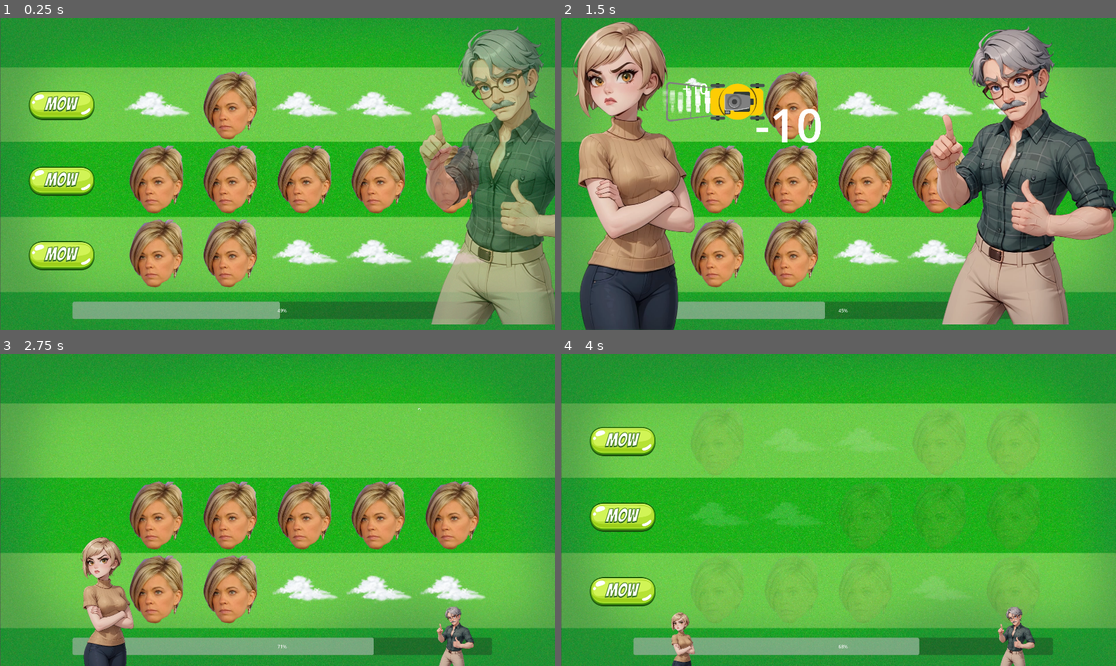
Above: before the commit, frames 1-4 (two rows, left to right).
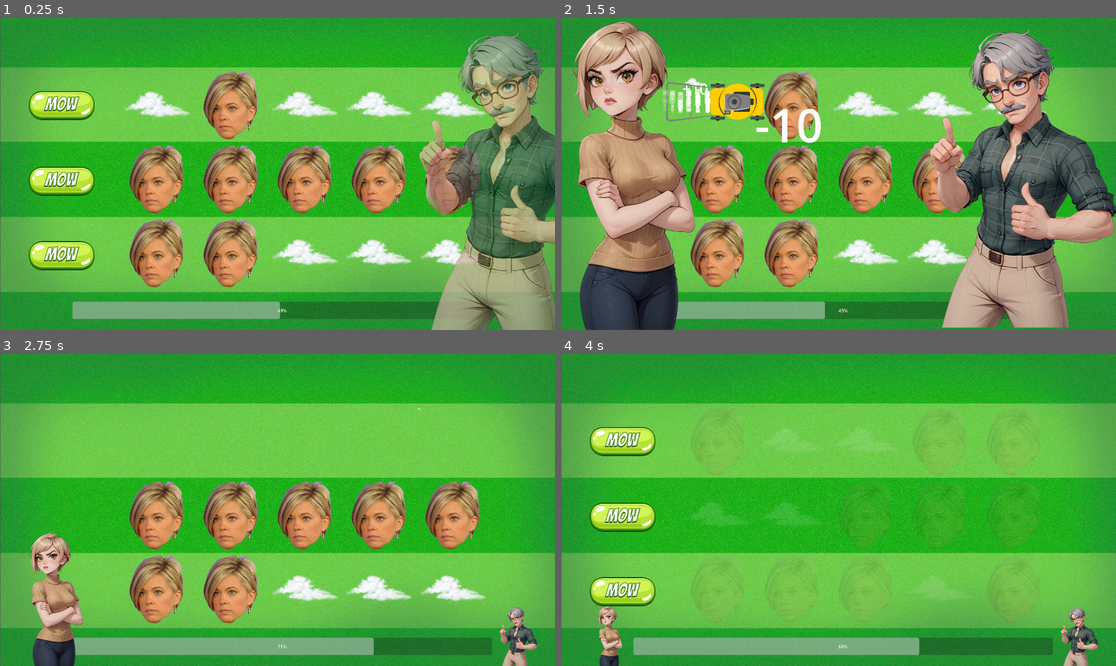
Above: after the commit, the same moments.

Repository: Andy-Tanis/last-meme-standing
Game: Godot game, scene res://scenes/lawn.tscn
The game is run twice, just before and just after one commit, with the same random seed, the same clock (stepped at 60 frames per second) and the same inputs.
Inputs (mouse positions are in pixels of both pictures, inside the frame that each line leads up to):
- Up to frame 1 (0.25 s): no input
- Up to frame 2 (1.5 s): click (622, 105) at 0.5 s
- Up to frame 3 (2.75 s): no input
- Up to frame 4 (4 s): no input

The runs differ from the first frame. In frame 1, 5.9% of the frame differs, in the area x 75-100%, y 2-100%; in frame 2, 6.0%; in frame 3, 7.0%, in the area x 5-97%, y 57-100%; in frame 4, 2.6%.

Commit message:
Add files via upload

Diff:
--- a/scenes/coin.tscn
+++ b/scenes/coin.tscn
@@ -1,7 +1,7 @@
 [gd_scene load_steps=14 format=3 uid="uid://cewh1c21m23gm"]
 
 [ext_resource type="Script" path="res://scripts/coin.gd" id="1_yl7xp"]
-[ext_resource type="Texture2D" uid="uid://73hi6h3fi0ac" path="res://assets/combat/coin-bkgd.webp" id="2_0214i"]
+[ext_resource type="Texture2D" uid="uid://73hi6h3fi0ac" path="res://assets/shop/coin-bkgd.webp" id="2_0214i"]
 [ext_resource type="Texture2D" uid="uid://b1wpk2ifmx57v" path="res://assets/characters/cloud.webp" id="3_whawb"]
 [ext_resource type="Script" path="res://components/move_component.gd" id="3_y8mts"]
 [ext_resource type="AudioStream" uid="uid://dt2opfvrca11p" path="res://sfx/coin_pickup.wav" id="4_khuyd"]
--- a/scenes/lawn.tscn
+++ b/scenes/lawn.tscn
@@ -172,6 +172,7 @@
 
 [sub_resource type="Animation" id="Animation_e4ns6"]
 resource_name = "lose"
+length = 2.0
 tracks/0/type = "value"
 tracks/0/imported = false
 tracks/0/enabled = true
@@ -179,10 +180,10 @@
 tracks/0/interp = 1
 tracks/0/loop_wrap = true
 tracks/0/keys = {
-"times": PackedFloat32Array(0, 1),
-"transitions": PackedFloat32Array(0.2, 1),
-"update": 0,
-"values": [Vector2(1576, 976), Vector2(2127, 976)]
+"times": PackedFloat32Array(0, 2),
+"transitions": PackedFloat32Array(0.2, 1),
+"update": 0,
+"values": [Vector2(1794, 980), Vector2(1831, -621)]
 }
 tracks/1/type = "value"
 tracks/1/imported = false
@@ -191,10 +192,10 @@
 tracks/1/interp = 1
 tracks/1/loop_wrap = true
 tracks/1/keys = {
-"times": PackedFloat32Array(0, 1),
-"transitions": PackedFloat32Array(0.2, 1),
-"update": 0,
-"values": [0.0, 6.28319]
+"times": PackedFloat32Array(0, 2),
+"transitions": PackedFloat32Array(0.2, 1),
+"update": 0,
+"values": [0.0, 12.5664]
 }
 
 [sub_resource type="Animation" id="Animation_ps27e"]
@@ -222,7 +223,7 @@
 "times": PackedFloat32Array(0, 1, 2, 3),
 "transitions": PackedFloat32Array(0.2, 1, 0.2, 1),
 "update": 0,
-"values": [Vector2(2257, 543), Vector2(1601, 543), Vector2(1601, 543), Vector2(1576, 976)]
+"values": [Vector2(2257, 564), Vector2(1601, 564), Vector2(1601, 543), Vector2(1794, 980)]
 }
 tracks/2/type = "value"
 tracks/2/imported = false
@@ -325,6 +326,7 @@
 
 [sub_resource type="Animation" id="Animation_imyt0"]
 resource_name = "lose"
+length = 2.0
 tracks/0/type = "value"
 tracks/0/imported = false
 tracks/0/enabled = true
@@ -332,10 +334,10 @@
 tracks/0/interp = 1
 tracks/0/loop_wrap = true
 tracks/0/keys = {
-"times": PackedFloat32Array(0, 1),
-"transitions": PackedFloat32Array(0.2, 1),
-"update": 0,
-"values": [Vector2(421, 1000), Vector2(-167, 1000)]
+"times": PackedFloat32Array(0, 2),
+"transitions": PackedFloat32Array(0.2, 1),
+"update": 0,
+"values": [Vector2(170, 980), Vector2(107, -505)]
 }
 tracks/1/type = "value"
 tracks/1/imported = false
@@ -344,10 +346,10 @@
 tracks/1/interp = 1
 tracks/1/loop_wrap = true
 tracks/1/keys = {
-"times": PackedFloat32Array(0, 1),
-"transitions": PackedFloat32Array(0.2, 1),
-"update": 0,
-"values": [0.0, -6.28319]
+"times": PackedFloat32Array(0, 2),
+"transitions": PackedFloat32Array(0.2, 1),
+"update": 0,
+"values": [0.0, -12.5664]
 }
 
 [sub_resource type="Animation" id="Animation_tmlna"]
@@ -375,7 +377,7 @@
 "times": PackedFloat32Array(0, 1, 2, 3),
 "transitions": PackedFloat32Array(0.2, 1, 0.2, 1),
 "update": 0,
-"values": [Vector2(-219, 546), Vector2(252, 546), Vector2(252, 546), Vector2(421, 1000)]
+"values": [Vector2(-219, 546), Vector2(252, 546), Vector2(252, 546), Vector2(170, 980)]
 }
 tracks/2/type = "value"
 tracks/2/imported = false
@@ -402,7 +404,7 @@
 "times": PackedFloat32Array(0, 1),
 "transitions": PackedFloat32Array(0.2, 1),
 "update": 0,
-"values": [Vector2(421, 1000), Vector2(968, 547)]
+"values": [Vector2(170, 980), Vector2(968, 547)]
 }
 tracks/1/type = "value"
 tracks/1/imported = false
@@ -570,9 +572,10 @@
 anchor_top = 0.5
 anchor_right = 0.5
 anchor_bottom = 0.5
-offset_left = 456.0
-offset_top = -328.0
-offset_right = 1471.0
+offset_left = -504.0
+offset_top = -868.0
+offset_right = 511.0
+offset_bottom = -540.0
 grow_horizontal = 2
 grow_vertical = 2
 size_flags_horizontal = 3
--- a/scenes/shop.tscn
+++ b/scenes/shop.tscn
@@ -149,6 +149,7 @@
 
 [sub_resource type="Animation" id="Animation_imyt0"]
 resource_name = "lose"
+length = 2.0
 tracks/0/type = "value"
 tracks/0/imported = false
 tracks/0/enabled = true
@@ -156,10 +157,10 @@
 tracks/0/interp = 1
 tracks/0/loop_wrap = true
 tracks/0/keys = {
-"times": PackedFloat32Array(0, 1),
-"transitions": PackedFloat32Array(0.2, 1),
-"update": 0,
-"values": [Vector2(421, 1000), Vector2(-167, 1000)]
+"times": PackedFloat32Array(0, 2),
+"transitions": PackedFloat32Array(0.2, 1),
+"update": 0,
+"values": [Vector2(184, 976), Vector2(104, -240)]
 }
 tracks/1/type = "value"
 tracks/1/imported = false
@@ -168,10 +169,22 @@
 tracks/1/interp = 1
 tracks/1/loop_wrap = true
 tracks/1/keys = {
-"times": PackedFloat32Array(0, 1),
-"transitions": PackedFloat32Array(0.2, 1),
-"update": 0,
-"values": [0.0, -6.28319]
+"times": PackedFloat32Array(0, 2),
+"transitions": PackedFloat32Array(0.2, 1),
+"update": 0,
+"values": [0.0, -12.5664]
+}
+tracks/2/type = "value"
+tracks/2/imported = false
+tracks/2/enabled = true
+tracks/2/path = NodePath(".:modulate")
+tracks/2/interp = 1
+tracks/2/loop_wrap = true
+tracks/2/keys = {
+"times": PackedFloat32Array(0, 2),
+"transitions": PackedFloat32Array(1, 1),
+"update": 0,
+"values": [Color(1, 1, 1, 1), Color(1, 1, 1, 0)]
 }
 
 [sub_resource type="Animation" id="Animation_tmlna"]
@@ -199,7 +212,7 @@
 "times": PackedFloat32Array(0, 1, 2, 3),
 "transitions": PackedFloat32Array(0.2, 1, 0.2, 1),
 "update": 0,
-"values": [Vector2(-219, 546), Vector2(252, 546), Vector2(252, 546), Vector2(421, 1000)]
+"values": [Vector2(-219, 546), Vector2(252, 546), Vector2(252, 546), Vector2(184, 976)]
 }
 tracks/2/type = "value"
 tracks/2/imported = false
@@ -226,7 +239,7 @@
 "times": PackedFloat32Array(0, 1),
 "transitions": PackedFloat32Array(0.2, 1),
 "update": 0,
-"values": [Vector2(421, 1000), Vector2(968, 547)]
+"values": [Vector2(184, 972), Vector2(968, 547)]
 }
 tracks/1/type = "value"
 tracks/1/imported = false
@@ -302,6 +315,7 @@
 
 [sub_resource type="Animation" id="Animation_e4ns6"]
 resource_name = "lose"
+length = 2.0
 tracks/0/type = "value"
 tracks/0/imported = false
 tracks/0/enabled = true
@@ -309,10 +323,10 @@
 tracks/0/interp = 1
 tracks/0/loop_wrap = true
 tracks/0/keys = {
-"times": PackedFloat32Array(0, 1),
-"transitions": PackedFloat32Array(0.2, 1),
-"update": 0,
-"values": [Vector2(1576, 976), Vector2(2127, 976)]
+"times": PackedFloat32Array(0, 2),
+"transitions": PackedFloat32Array(0.2, 1),
+"update": 0,
+"values": [Vector2(1752, 976), Vector2(1840, -296)]
 }
 tracks/1/type = "value"
 tracks/1/imported = false
@@ -321,10 +335,22 @@
 tracks/1/interp = 1
 tracks/1/loop_wrap = true
 tracks/1/keys = {
-"times": PackedFloat32Array(0, 1),
-"transitions": PackedFloat32Array(0.2, 1),
-"update": 0,
-"values": [0.0, 6.28319]
+"times": PackedFloat32Array(0, 2),
+"transitions": PackedFloat32Array(0.2, 1),
+"update": 0,
+"values": [0.0, 12.5664]
+}
+tracks/2/type = "value"
+tracks/2/imported = false
+tracks/2/enabled = true
+tracks/2/path = NodePath("Boomer:modulate")
+tracks/2/interp = 1
+tracks/2/loop_wrap = true
+tracks/2/keys = {
+"times": PackedFloat32Array(0, 2),
+"transitions": PackedFloat32Array(0.2, 1),
+"update": 0,
+"values": [Color(1, 1, 1, 1), Color(1, 1, 1, 0.588235)]
 }
 
 [sub_resource type="Animation" id="Animation_ps27e"]
@@ -352,7 +378,7 @@
 "times": PackedFloat32Array(0, 1, 2, 3),
 "transitions": PackedFloat32Array(0.2, 1, 0.2, 1),
 "update": 0,
-"values": [Vector2(2257, 543), Vector2(1601, 543), Vector2(1601, 543), Vector2(1576, 976)]
+"values": [Vector2(2257, 543), Vector2(1601, 543), Vector2(1601, 543), Vector2(1752, 976)]
 }
 tracks/2/type = "value"
 tracks/2/imported = false
@@ -379,7 +405,7 @@
 "times": PackedFloat32Array(0, 1),
 "transitions": PackedFloat32Array(0.2, 1),
 "update": 0,
-"values": [Vector2(1576, 976), Vector2(1014, 562.077)]
+"values": [Vector2(1752, 976), Vector2(1014, 562.077)]
 }
 tracks/1/type = "value"
 tracks/1/imported = false
@@ -437,10 +463,9 @@
 anchor_top = 0.5
 anchor_right = 0.5
 anchor_bottom = 0.5
-offset_left = -504.0
-offset_top = -868.0
-offset_right = 511.0
-offset_bottom = -540.0
+offset_left = 456.0
+offset_top = -328.0
+offset_right = 1471.0
 grow_horizontal = 2
 grow_vertical = 2
 size_flags_horizontal = 3
